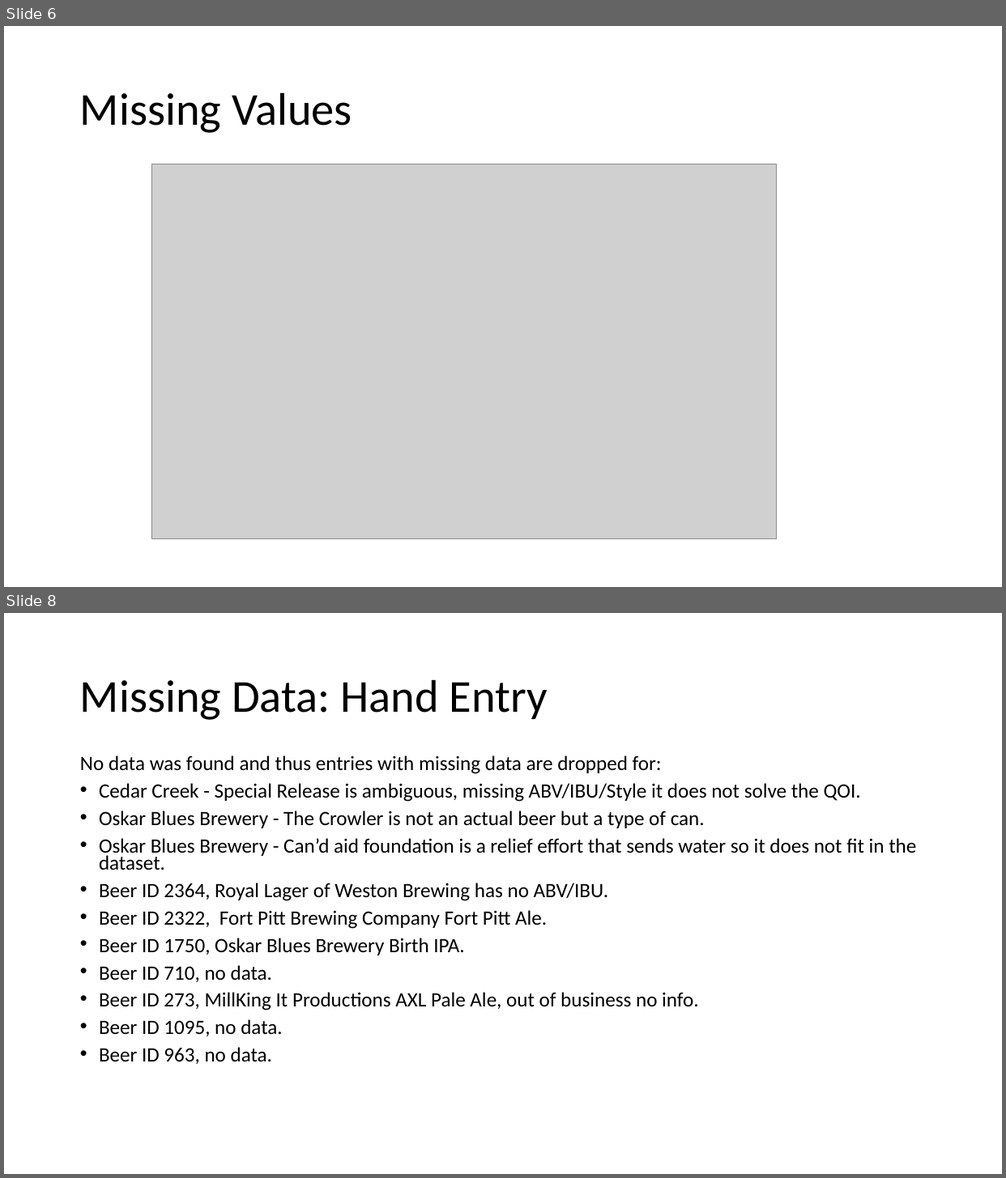
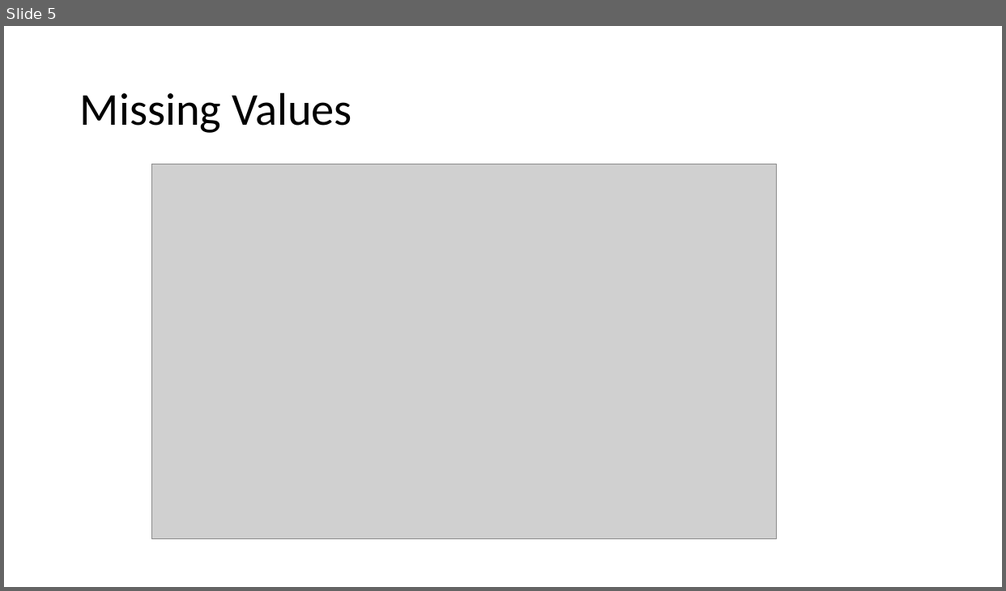
Before and after one commit to RiccoFerraro/dds_case_study_1, a slide deck: Beers_and_Breweries.pptx. Shown one above the other, each under a label of ours: slides 6 and 8 before the commit, slide 5 after it; the slides between them are not shown. The pictures are 1006x1178 and 1006x591 pixels, drawn with LibreOffice and Linux fonts; fonts in the diff are those of the drawing; grey boxes stand for pictures. Boxes give left, top, right and bottom in pixels: in the first picture for what was removed or moved away, otherwise in the second. Text is boxed around its words. In the diff, an @@ line names an element or a change of style, - is before the commit and + after.

```diff
--- a/Beers_and_Breweries.pptx
+++ b/Beers_and_Breweries.pptx
@@ slide 8 removed at [4,613,1002,1174], background #FFFFFF @@
@@ title removed at [80,679,548,720] @@
-Missing Data: Hand Entry
@@ text removed at [80,756,916,1064] @@
-No data was found and thus entries with missing data are dropped for:
-• Cedar Creek - Special Release is ambiguous, missing ABV/IBU/Style it does not solve the QOI.
-• Oskar Blues Brewery - The Crowler is not an actual beer but a type of can.
-• Oskar Blues Brewery - Can’d aid foundation is a relief effort that sends water so it does not fit in the dataset.
-• Beer ID 2364, Royal Lager of Weston Brewing has no ABV/IBU.
-• Beer ID 2322, Fort Pitt Brewing Company Fort Pitt Ale.
-• Beer ID 1750, Oskar Blues Brewery Birth IPA.
-• Beer ID 710, no data.
-• Beer ID 273, MillKing It Productions AXL Pale Ale, out of business no info.
-• Beer ID 1095, no data.
-• Beer ID 963, no data.
@@ what was slide 6 is now slide 5 @@
```
Also in this commit, not shown: 5 slides changed, 2 other slides removed, 3 other files.
